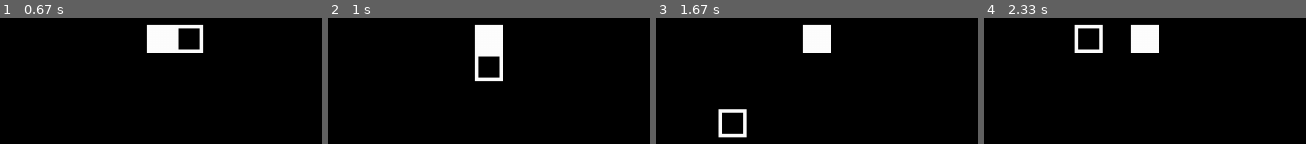
Above: before the commit, frames 1-4 (left to right).
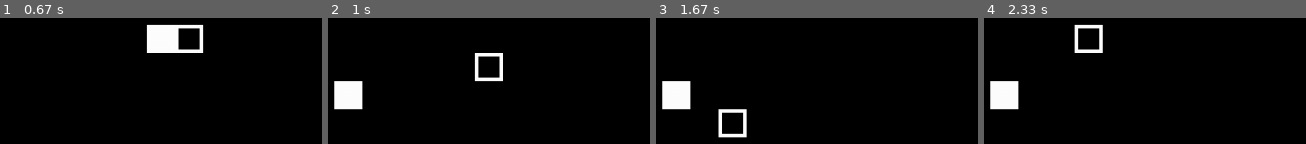
Above: after the commit, the same moments.

Repository: niel-conradie/Snake-Pygame
Game: pygame game, started from snake/run.py
Same seed, same stepped clock (60 frames per second), same inputs: the game is played once before the commit and once after it.
Inputs:
- Up to frame 1 (0.67 s): hold Left from 0.33 s (still down)
- Up to frame 2 (1 s): release Left at 0.87 s; hold Down from 0.9 s (still down)
- Up to frame 3 (1.67 s): release Down at 1.23 s; hold Left from 1.27 s (still down)
- Up to frame 4 (2.33 s): release Left at 1.67 s; hold Up 1.7-2.1 s; hold Right from 2.13 s (still down)

Frame 1 is identical in both runs. In frame 2, 4.1% of the frame differs, in the area x 1-55%, y 4-74%; in frame 3, 4.1%; in frame 4, 4.1%.

Commit message:
Update game.py
Collision detection of snake and apple.

Diff:
--- a/snake/game.py
+++ b/snake/game.py
@@ -1,7 +1,8 @@
 import pygame
-import time
 
 from pygame.locals import *
+from time import sleep
+
 from snake import Snake
 from apple import Apple
 
@@ -19,10 +20,23 @@
         self.apple = Apple(self.surface)
         self.apple.draw()
 
+    @staticmethod
+    def collision(x1, y1, x2, y2):
+        """Collision detection."""
+        if x1 >= x2 and x1 < x2 + 40:
+            if y1 >= y2 and y1 < y2 + 40:
+                return True
+        return False
+
     def play(self):
         """Play the game."""
         self.snake.walk()
         self.apple.draw()
+        pygame.display.flip()
+
+        # Collision with apple condition.
+        if self.collision(self.snake.x, self.snake.y, self.apple.x, self.apple.y):
+            self.apple.move()
 
     def start_game(self):
         """Start the game."""
@@ -51,4 +65,4 @@
             self.play()
 
             # Update snake position interval.
-            time.sleep(0.15)
+            sleep(0.15)
